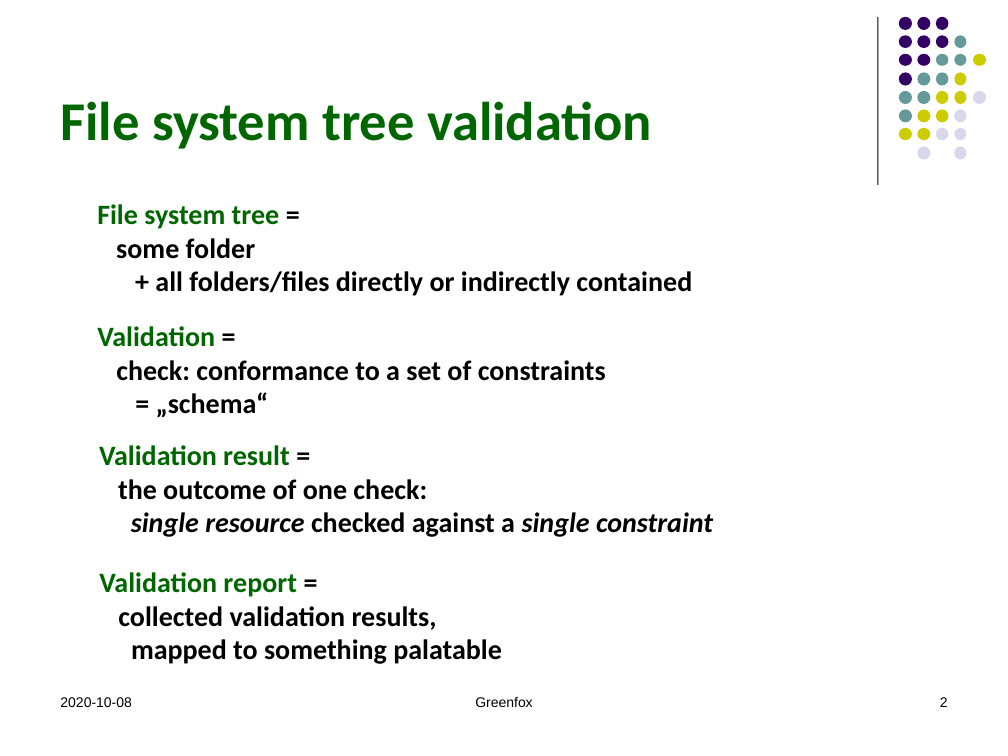
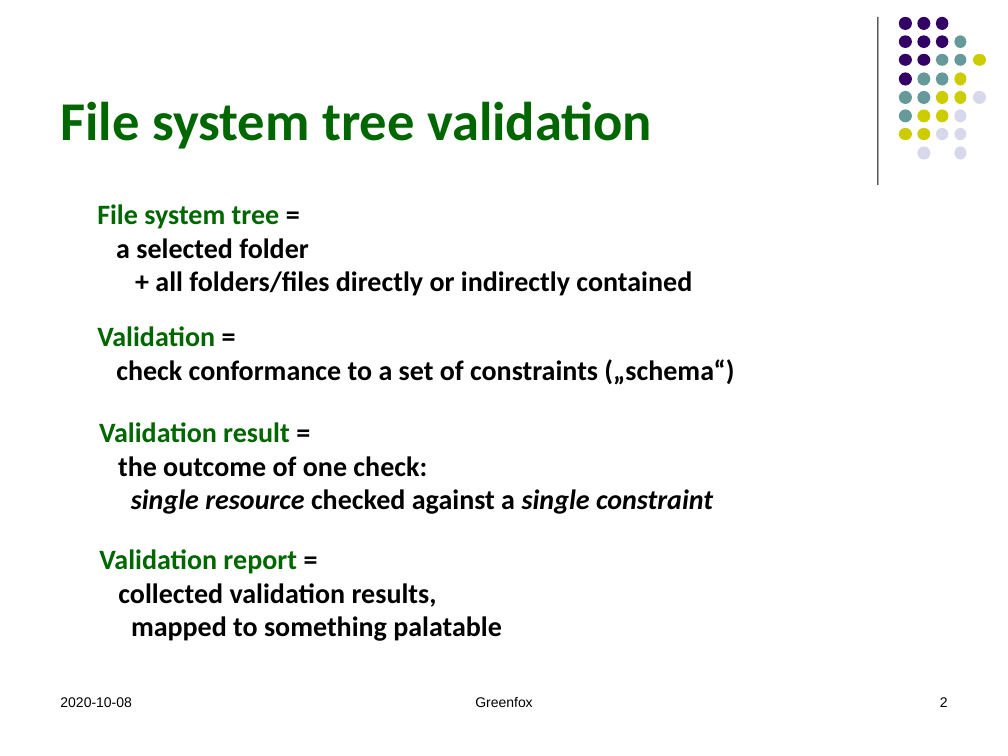
Before and after one commit to hrennau/greenfox, a slide deck: slide 2 of declarative-amsterdam-2020/an-introduction-to-greenfox/an-introduction-to-greenfox.pptx. Drawn at 1008x756 pixels with LibreOffice and Linux fonts; fonts in the diff are those of the drawing. Boxes give left, top, right and bottom in pixels: in the first picture for what was removed or moved away, otherwise in the second. Text is boxed around its words. In the diff, an @@ line names an element or a change of style, - is before the commit and + after.

```diff
--- a/declarative-amsterdam-2020/an-introduction-to-greenfox/an-introduction-to-greenfox.pptx
+++ b/declarative-amsterdam-2020/an-introduction-to-greenfox/an-introduction-to-greenfox.pptx
@@ text at bbox=[116, 238, 309, 259]: text changed @@
-some folder
+a selected folder
@@ text at bbox=[116, 359, 734, 385]: text changed @@
-check: conformance to a set of constraints
-= „schema“
+check conformance to a set of constraints („schema“)
@@ text "Validation result =": place and size @@
-text "Validation result =" at bbox=[99, 445, 713, 537]
+text "Validation result =" at bbox=[99, 422, 713, 514]
@@ text "Validation report =": place and size @@
-text "Validation report =" at bbox=[99, 572, 502, 664]
+text "Validation report =" at bbox=[99, 549, 502, 641]
```
Also in this commit, not shown: 26 other slides changed, 1 slide added, 1 slide removed, 1 other file.
